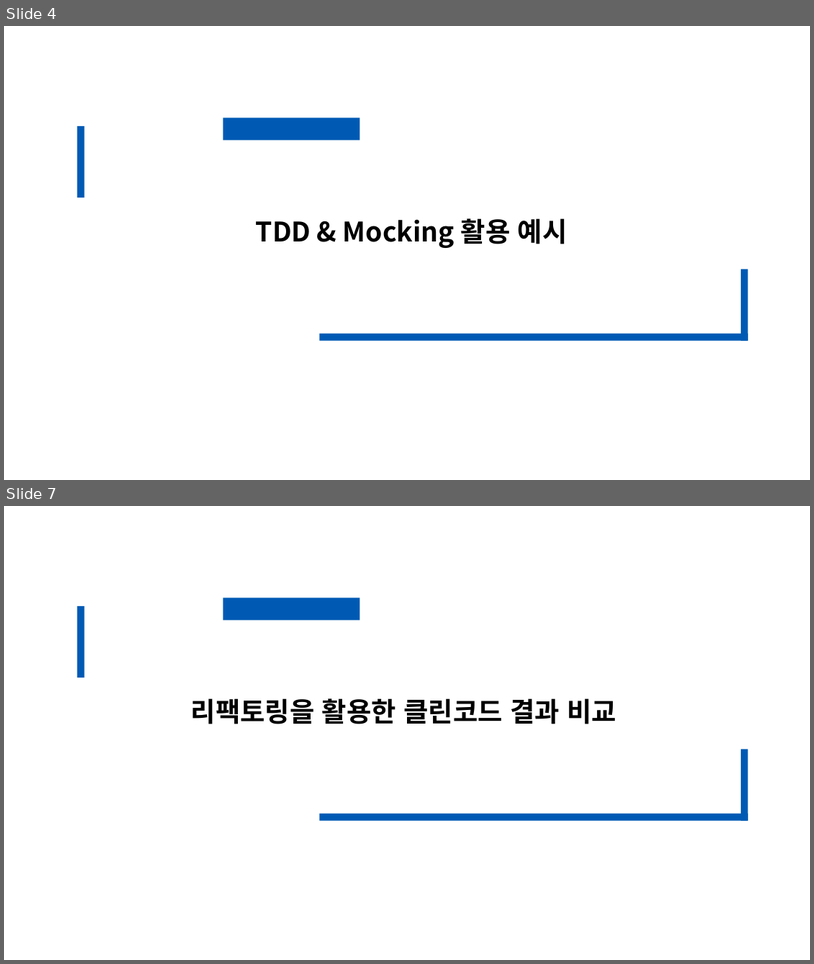
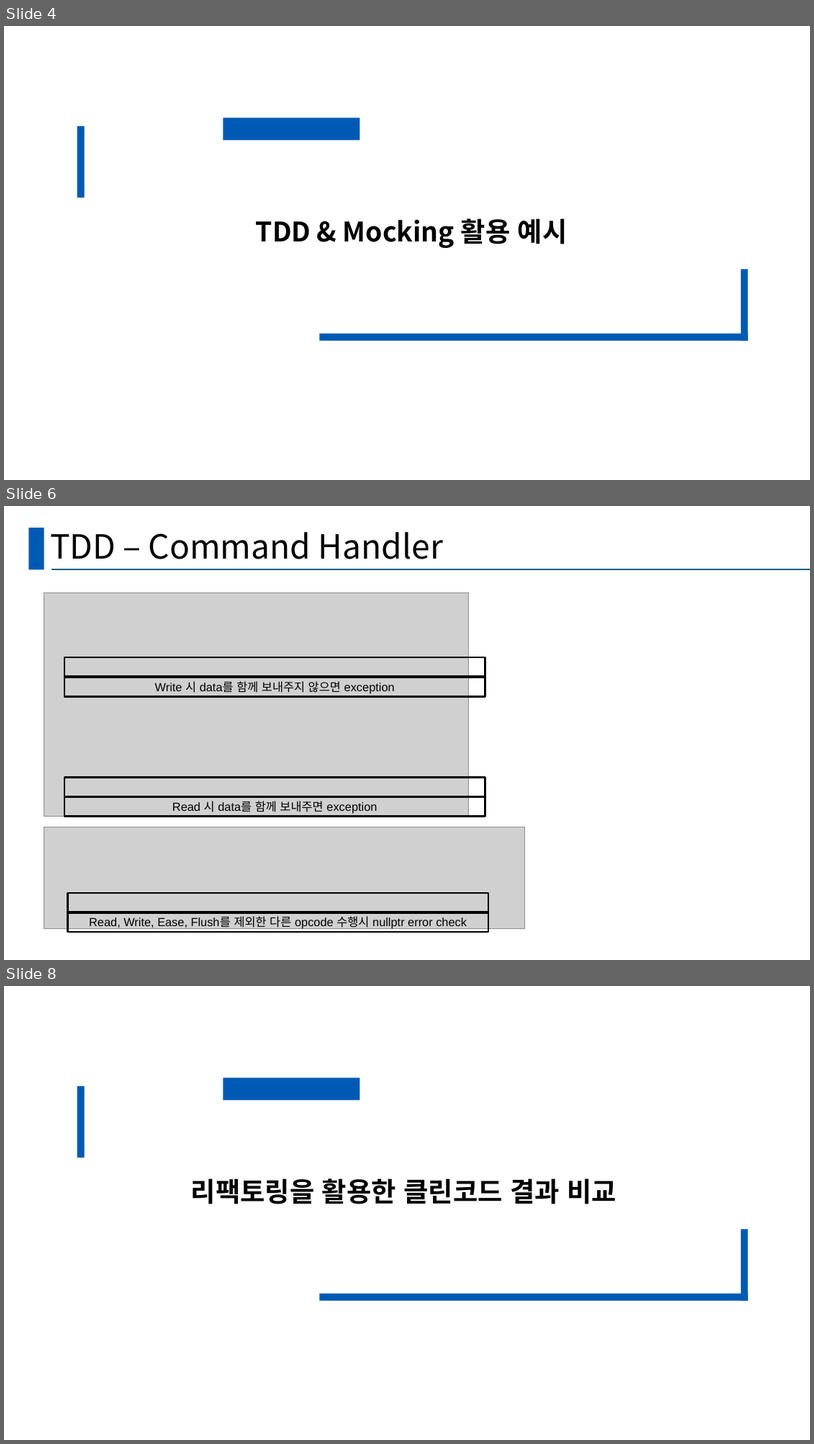
Before and after one commit to mhkim90/ssdproject-1234, a slide deck: 발표양식.pptx. Shown one above the other, each under a label of ours: slides 4 and 7 before the commit, slides 4, 6 and 8 after it; the slides between them are not shown. The pictures are 814x964 and 814x1444 pixels, drawn with LibreOffice and Linux fonts; fonts in the diff are those of the drawing; grey boxes stand for pictures. Boxes give left, top, right and bottom in pixels: in the first picture for what was removed or moved away, otherwise in the second. Text is boxed around its words. In the diff, an @@ line names an element or a change of style, - is before the commit and + after.

```diff
--- a/발표양식.pptx
+++ b/발표양식.pptx
@@ slide 6 added at [4, 506, 810, 960], background #FFFFFF @@
@@ rectangle added at [28, 528, 44, 569], fill #005AB4 @@
@@ title added at [50, 532, 443, 559], 39.6 pt, text #000000 @@
+TDD – Command Handler
@@ line added from (52, 569) to (810, 569), #156082 1.5 pt @@
@@ picture added at [44, 593, 468, 816] @@
@@ rectangle added at [64, 657, 486, 677], outline #000000 2 pt @@
@@ rectangle added at [64, 677, 486, 697], outline #000000 2 pt, 14 pt, text #000000 @@
+Write 시 data를 함께 보내주지 않으면 exception
@@ rectangle added at [64, 777, 486, 797], outline #000000 2 pt @@
@@ rectangle added at [64, 796, 486, 816], outline #000000 2 pt, 14 pt, text #000000 @@
+Read 시 data를 함께 보내주면 exception
@@ picture added at [44, 827, 525, 929] @@
@@ rectangle added at [67, 893, 489, 913], outline #000000 2 pt @@
@@ rectangle added at [67, 911, 489, 932], outline #000000 2 pt, 14 pt, text #000000 @@
+Read, Write, Ease, Flush를 제외한 다른 opcode 수행시 nullptr error check
@@ what was slide 7 is now slide 8 @@
```
Also in this commit, not shown: 6 slides changed, 1 slide removed.
